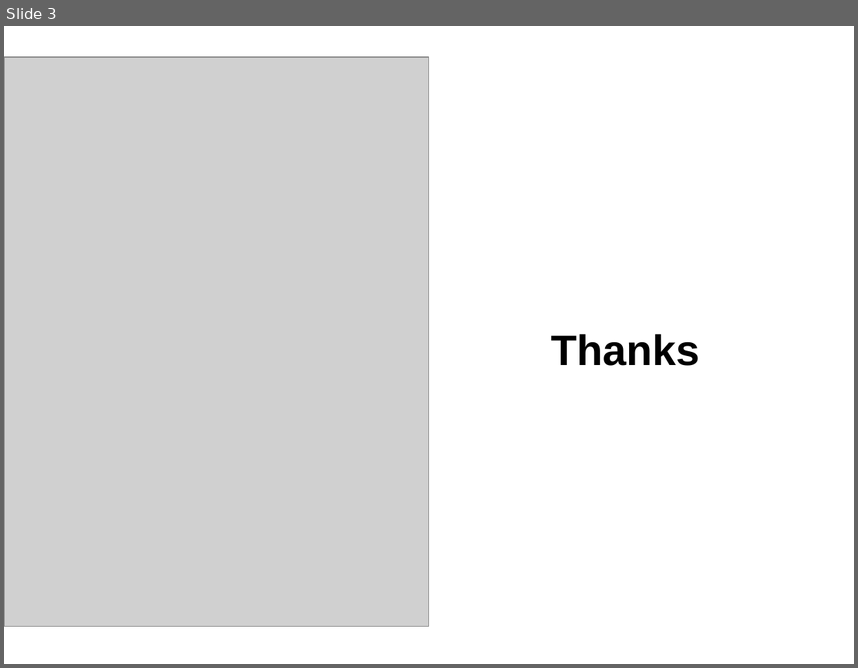
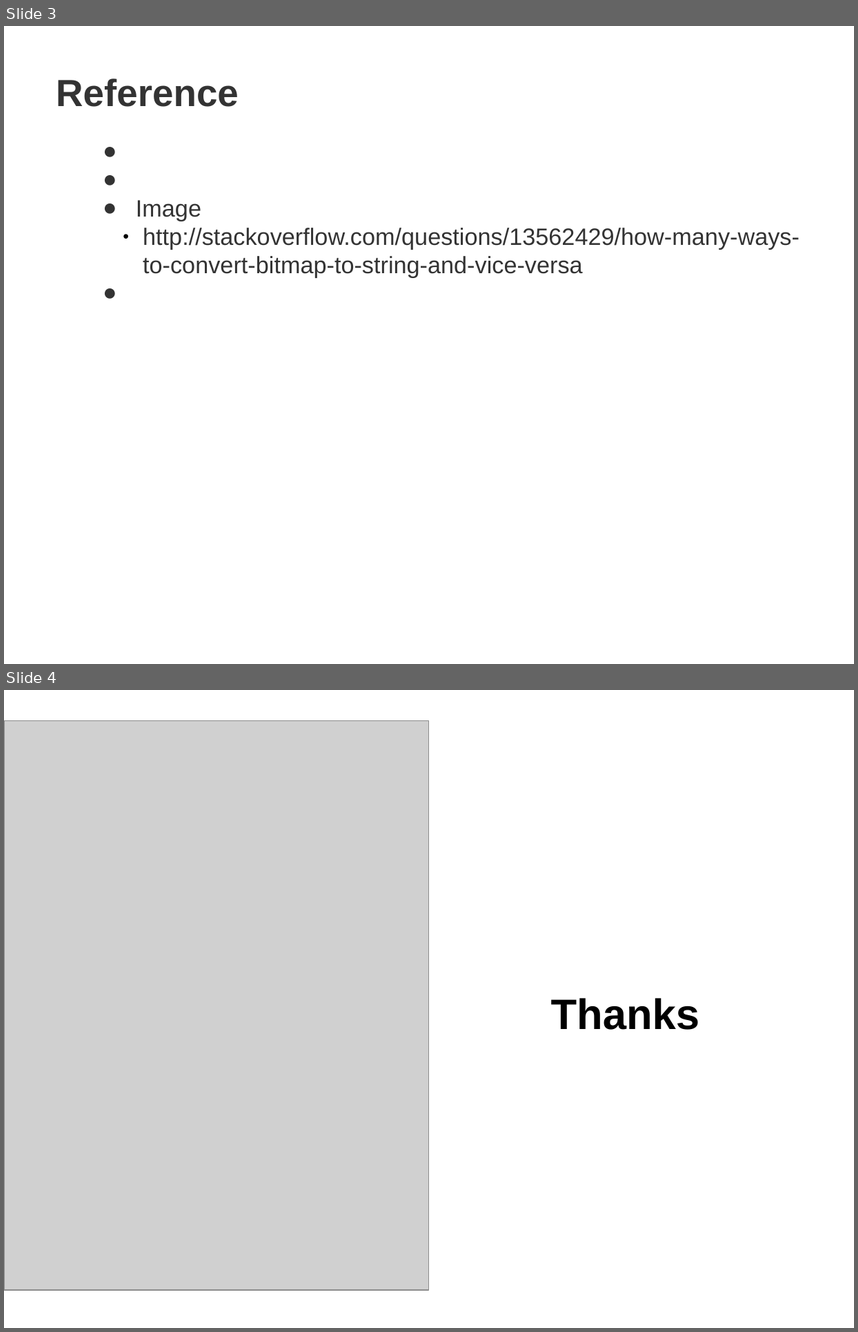
Before and after one commit to arcchang1236/Android_Volley_tutorial, a slide deck: Android-PHP-from-mysql_Arc.pptx. Shown one above the other, each under a label of ours: slide 3 before the commit, slides 3 and 4 after it. The pictures are 858x668 and 858x1332 pixels, drawn with LibreOffice and Linux fonts; fonts in the diff are those of the drawing; grey boxes stand for pictures; background and template pictures are left out. Boxes give left, top, right and bottom in pixels: in the first picture for what was removed or moved away, otherwise in the second. Text is boxed around its words. In the diff, an @@ line names an element or a change of style, - is before the commit and + after.

```diff
--- a/Android-PHP-from-mysql_Arc.pptx
+++ b/Android-PHP-from-mysql_Arc.pptx
@@ slide 3 added at (4,26,854,664), background picture (left out); not listed: 1 template element that a slide beside it also shows @@
@@ text added at (56,78,239,107), 32 pt, text #333333, bold @@
+Reference
@@ text added at (136,200,800,278), 20 pt, text #333333 @@
+● Image
+  ● http://stackoverflow.com/questions/13562429/how-many-ways-to-convert-bitmap-to-string-and-vice-versa
@@ what was slide 3 is now slide 4 @@
```
Also in this commit, not shown: 1 slide changed, 6 other files.
